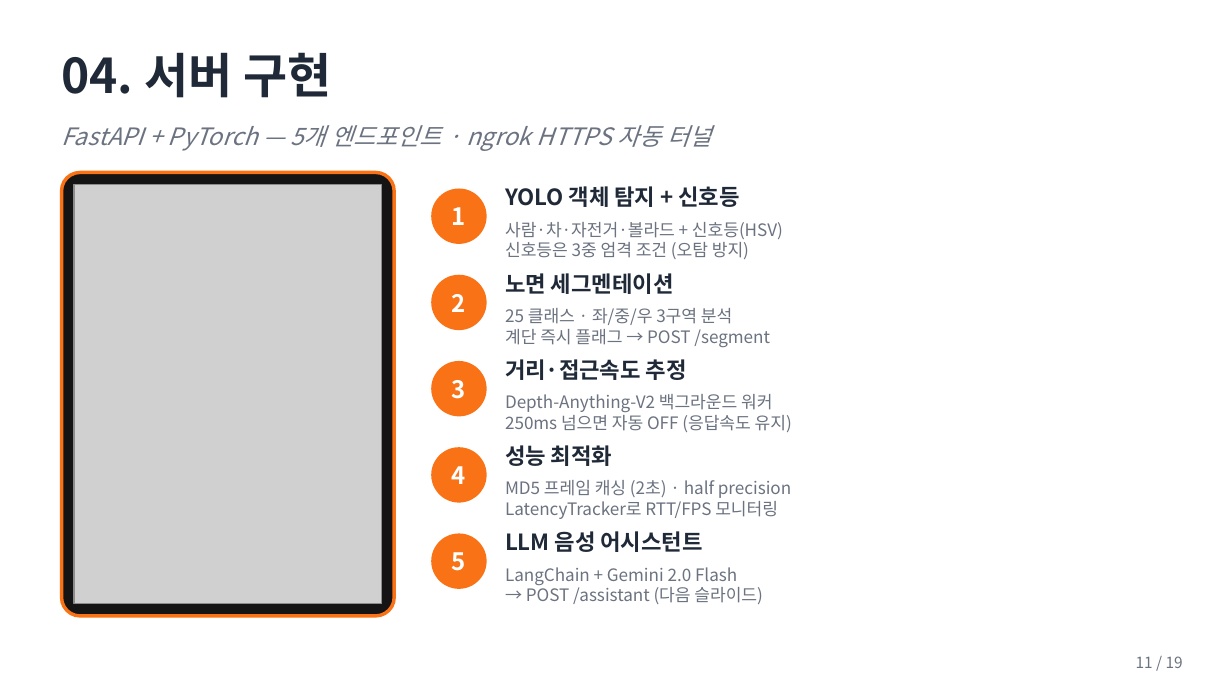
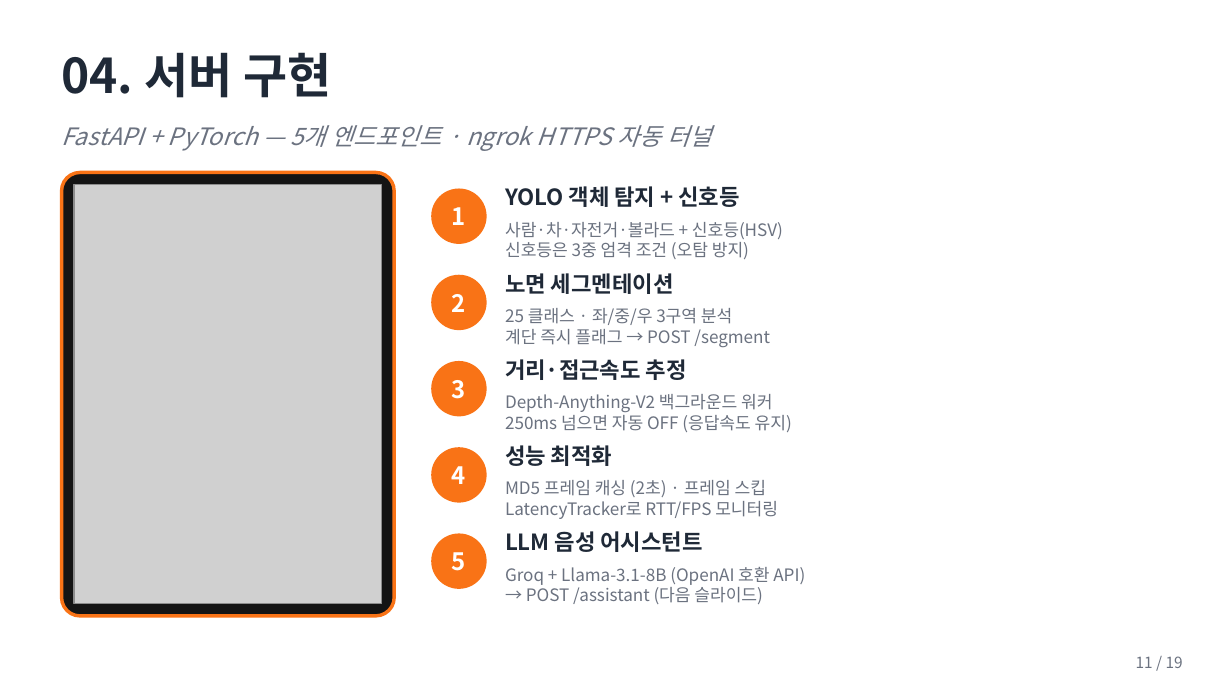
Before and after one commit to milk152milk/navigation, a slide deck: slide 11 of SafeStep/최종 자료/SafeStep_발표.pptx. Drawn at 1232x693 pixels with LibreOffice and Linux fonts; fonts in the diff are those of the drawing; grey boxes stand for pictures. Boxes give left, top, right and bottom in pixels: in the first picture for what was removed or moved away, otherwise in the second. Text is boxed around its words. In the diff, an @@ line names an element or a change of style, - is before the commit and + after.

```diff
--- a/SafeStep/최종 자료/SafeStep_발표.pptx
+++ b/SafeStep/최종 자료/SafeStep_발표.pptx
@@ text at bbox=[505, 480, 766, 497]: text changed @@
-MD5 프레임 캐싱 (2초) · half precision
+MD5 프레임 캐싱 (2초) · 프레임 스킵
@@ text at bbox=[505, 567, 805, 585]: text changed @@
-LangChain + Gemini 2.0 Flash
+Groq + Llama-3.1-8B (OpenAI 호환 API)
```
Also in this commit, not shown: 7 other slides changed, 1 slide added, 2 other files.
